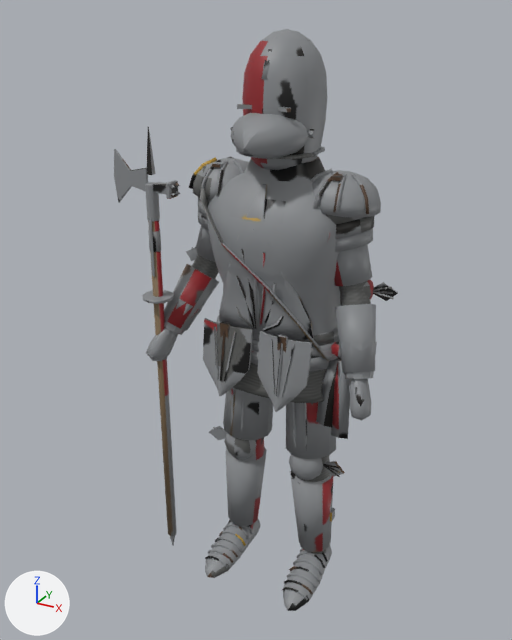
What one commit did to the FBX model Assets/Models/ArtBible/Enemies/Late/GothicManAtArms/GothicManAtArms.fbx.
Camera for both pictures: a camera (50 mm lens) standing at (1.0, -2.0, 2.005) and looking at (-0.094, -0.012, 1.011). Lighting does not change. The marker at lower left points along +X, +Y and +Z. The older version comes first. Vertices at exactly the same position are counted once.

Names of what the first picture shows: 'GothicManAtArms'.
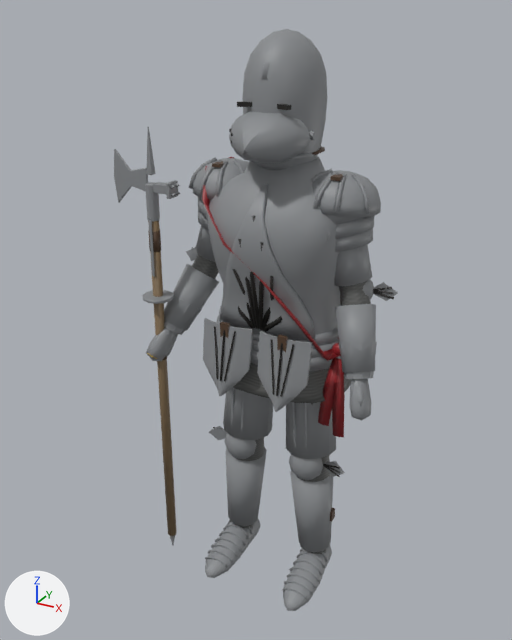
The change, as a list of edits to the scene's bpy script:
```text
Change me_gothicmanatarms:
    used by ob_gothicmanatarms; location = (0.0, 0.0, 0.0)
    remove me_gothicmanatarms.from_pydata(...)  # 4295 vertices, 3805 faces; spans x -0.54..0.39, y -0.26..0.22, z 0.0..1.95
    add me_gothicmanatarms.from_pydata(...)  # 4295 vertices, 3805 faces; spans x -0.54..0.39, y -0.26..0.21, z 0.0..1.95
    me_gothicmanatarms part 1: 220 vertices moved from x -0.26..0.3, y -0.24..0.22, z 0.7..1.75 to x -0.25..0.29, y -0.24..0.21, z 0.7..1.76; 78 vertices removed from x -0.22..0.28, y -0.2..0.09, z 0.98..1.69; 78 vertices added at x -0.2..0.23, y -0.21..0.09, z 0.98..1.68
    me_gothicmanatarms part 2: 2928 kept faces spanning x -0.54..0.39, y -0.26..0.21, z 0.0..1.95 get new texture (UV) coordinates
```

Boxes [x1, y1, x2, y2] around the edits, measured in the pictures (512 x 640 px; the box of a moved part takes in the faces that stretch with it):
part 1 of me_gothicmanatarms, moved or reshaped: before [200, 104, 350, 439]; after [202, 102, 345, 437]
part 2 of me_gothicmanatarms, surface changed: [118, 38, 398, 611] in both
